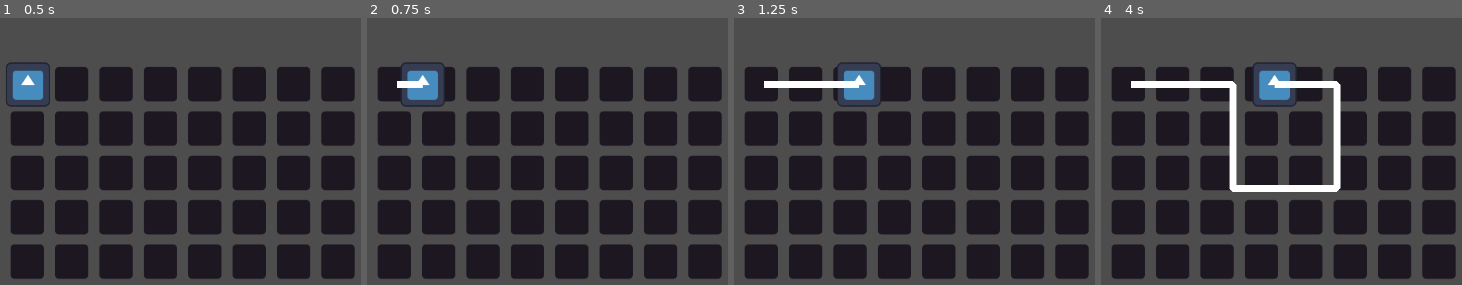
Above: before the commit, frames 1-4 (left to right).
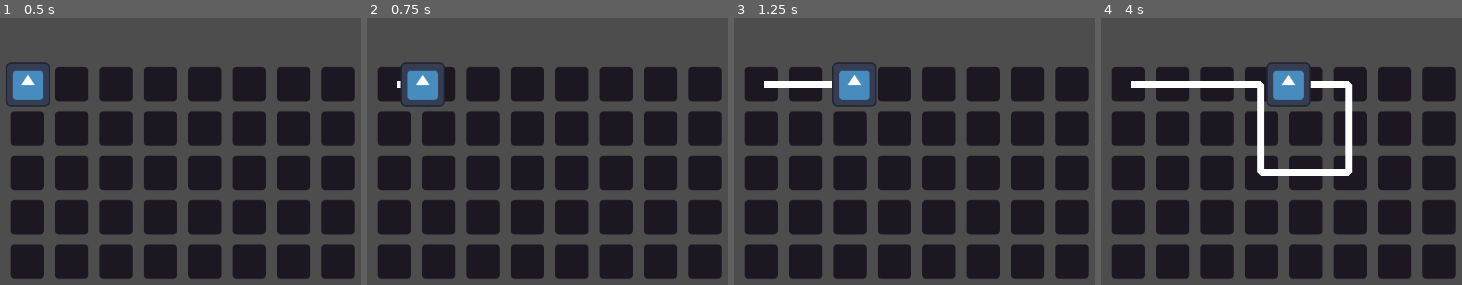
Above: after the commit, the same moments.

Repository: iguessfive/GMTK-Game-Jam
Game: Godot game, scene res://gameplay/ouroborus_game.tscn
The game is run twice, just before and just after one commit, with the same random seed, the same clock (stepped at 60 frames per second) and the same inputs. The project has no main scene, so this scene is started directly. The engine's default icon, where the game draws it, is replaced by a stand-in: a white triangle on a blue panel in a dark square.
Inputs:
- Up to frame 1 (0.5 s): no input
- Up to frame 2 (0.75 s): tap Enter at 0.5 s; hold D (move_right) from 0.53 s (still down); hold Space (throw) from 0.53 s (still down)
- Up to frame 3 (1.25 s): keep holding D (move_right); keep holding Space (throw)
- Up to frame 4 (4 s): release D (move_right) at 1.28 s; release Space (throw) at 1.28 s; hold S (move_down) 1.28-2.03 s; tap Space (throw) at 1.35, 2.85 s; hold D (move_right) 2.03-2.78 s; hold Space (throw) 2.03-2.78 s; hold W (move_up) 2.78-3.53 s; hold A (move_left) from 3.53 s (still down); hold Space (throw) from 3.53 s (still down)

Frame 1 is identical in both runs. In frame 2, 0.1% of the frame differs, in the area x 9-16%, y 23-27%; in frame 3, 0.9%; in frame 4, 6.0%, in the area x 35-70%, y 16-66%.

Commit message:
feat: set up a 64 by 64 dynamic grid movement

Diff:
--- /dev/null
+++ b/gameplay/level.gd
@@ -0,0 +1,36 @@
+extends TileMapLayer
+
+var travelled_tiles: Dictionary = {}
+
+## Used to show where the player can travel
+func get_can_travel_tiles(point: Vector2) -> Array: # Vector2i
+	var can_travel_tiles: Array = []
+	var position_in_map = local_to_map(point)
+
+	# only get tiles in cardinal directions
+	for direction in [Vector2(1, 0), Vector2(-1, 0), Vector2(0, 1), Vector2(0, -1)]:
+		var position_tile = position_in_map + direction
+		if get_used_cells().has(position_tile):
+			can_travel_tiles.append(position_tile)
+
+	return can_travel_tiles
+
+## Used to record the tiles the player has travelled
+func add_travelled_tile(point: Vector2) -> void:
+	var position_in_map = local_to_map(point)
+
+	if not travelled_tiles.has(position_in_map):
+		travelled_tiles[position_in_map] = true
+
+
+## Used to move the player to a tile in the map
+func move_to_tile(start_position: Vector2, direction: Vector2) -> Vector2:
+	var position_in_map = local_to_map(start_position)
+	print(direction)
+	var new_position = position_in_map + (direction as Vector2i)
+
+	if get_used_cells().has(new_position):
+		print("Moving to tile: ", new_position)
+		return map_to_local(new_position)
+	else:
+		return start_position
--- a/gameplay/level_example.tscn
+++ b/gameplay/level_example.tscn
@@ -1,6 +1,7 @@
-[gd_scene load_steps=4 format=4 uid="uid://ba870ecmck1yx"]
+[gd_scene load_steps=5 format=4 uid="uid://ba870ecmck1yx"]
 
 [ext_resource type="Texture2D" uid="uid://jwkdmxgnkeb1" path="res://assets/path_tiles_64px.png" id="1_72un8"]
+[ext_resource type="Script" uid="uid://cvnudra0dylww" path="res://gameplay/level.gd" id="2_16cv5"]
 
 [sub_resource type="TileSetAtlasSource" id="TileSetAtlasSource_16cv5"]
 texture = ExtResource("1_72un8")
@@ -29,3 +30,4 @@
 [node name="LevelExample" type="TileMapLayer"]
 tile_map_data = PackedByteArray("AAACAAEAAAAAAAEAAAADAAEAAAAAAAEAAAAEAAEAAAAAAAEAAAAFAAEAAAAAAAEAAAAGAAEAAAAAAAEAAAAHAA …(560 unchanged characters)…
 tile_set = SubResource("TileSet_elynw")
+script = ExtResource("2_16cv5")
--- a/gameplay/ouroborus_game.tscn
+++ b/gameplay/ouroborus_game.tscn
@@ -5,10 +5,14 @@
 
 [node name="OuroborusGame" type="Node2D"]
 
-[node name="Snake" parent="." instance=ExtResource("1_j3373")]
+[node name="Snake" parent="." node_paths=PackedStringArray("level") instance=ExtResource("1_j3373")]
 z_index = 5
 position = Vector2(160, 96)
+level = NodePath("../ExampleLevel")
 
-[node name="TileMapLayer" parent="." instance=ExtResource("2_x3wgt")]
+[node name="PersistentBody" parent="Snake" index="1"]
+z_index = -1
+
+[node name="ExampleLevel" parent="." instance=ExtResource("2_x3wgt")]
 
 [editable path="Snake"]
--- a/gameplay/snake.gd
+++ b/gameplay/snake.gd
@@ -1,9 +1,13 @@
 extends CharacterBody2D
 
 @export var speed: float = 200.0
+@export var grid_size: float = 64.0
+@export var level: TileMapLayer
 
 var point_current := Vector2()
 var direction := Vector2()
+var has_moved_finished := true
+var distance_moved := 0.0
 
 @onready var head: Sprite2D = $Head
 @onready var persisent_body: Line2D = $PersistentBody
@@ -16,16 +20,27 @@
 
 @warning_ignore("unused_parameter")
 func _physics_process(delta: float) -> void:
-	var direction_x = Input.get_axis("move_left", "move_right")
-	var direction_y = Input.get_axis("move_up", "move_down")
 
-	direction = Vector2(direction_x, direction_y).normalized()
+	if has_moved_finished: # get input only when the player has finished moving
+		var direction_x = Input.get_axis("move_left", "move_right")
+		var direction_y = Input.get_axis("move_up", "move_down")
+		direction = Vector2(direction_x, direction_y).normalized()
 
 	velocity = Vector2.ZERO
-	if abs(direction_x) > 0.0:
-		velocity.x = direction_x * speed
-	elif abs(direction_y) > 0.0:
-		velocity.y = direction_y * speed
+	if abs(direction.x) > 0.0:
+		velocity.x = direction.x * speed
+		has_moved_finished = false
+	elif abs(direction.y) > 0.0:
+		velocity.y = direction.y * speed
+		has_moved_finished = false
+
+	if not has_moved_finished:
+		distance_moved += speed * delta
+
+	if distance_moved >= grid_size:
+		distance_moved = 0.0
+		has_moved_finished = true
+		direction = Vector2.ZERO
 
 	if direction.length() > 0:
 		move_and_slide()
--- a/gameplay/snake.tscn
+++ b/gameplay/snake.tscn
@@ -5,6 +5,8 @@
 
 [node name="Snake" type="CharacterBody2D"]
 script = ExtResource("1_i4p4t")
+speed = null
+grid_size = null
 
 [node name="Head" type="Sprite2D" parent="."]
 scale = Vector2(0.5, 0.5)
Not shown, added: gameplay/level.gd.uid
